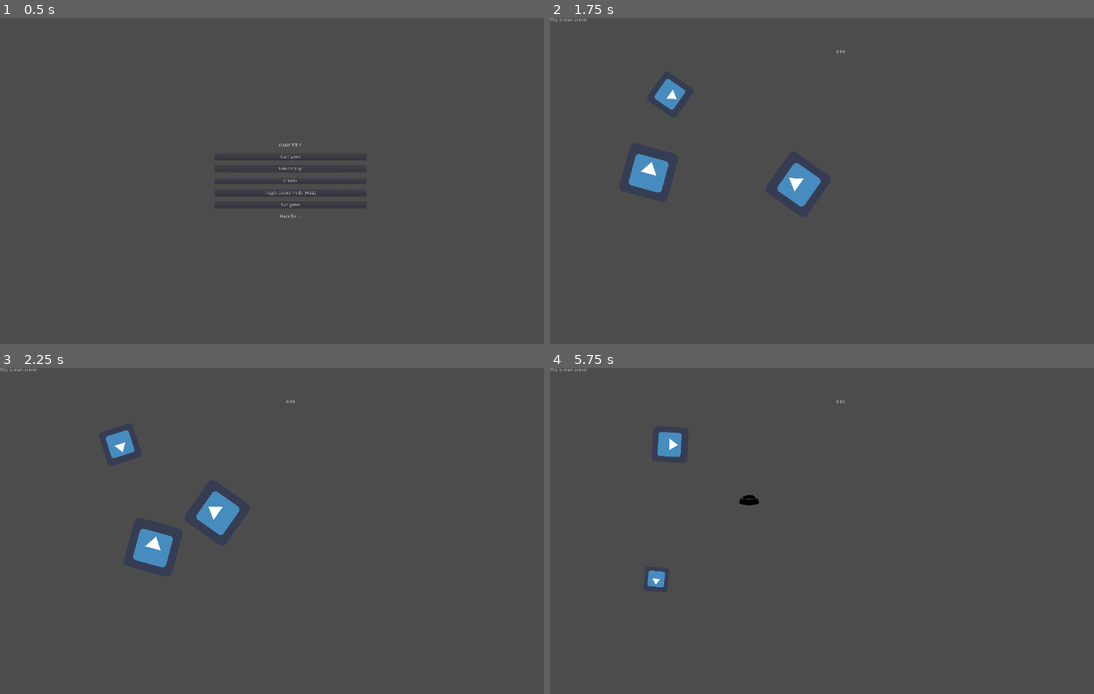
Above: before the commit, frames 1-4 (two rows, left to right).
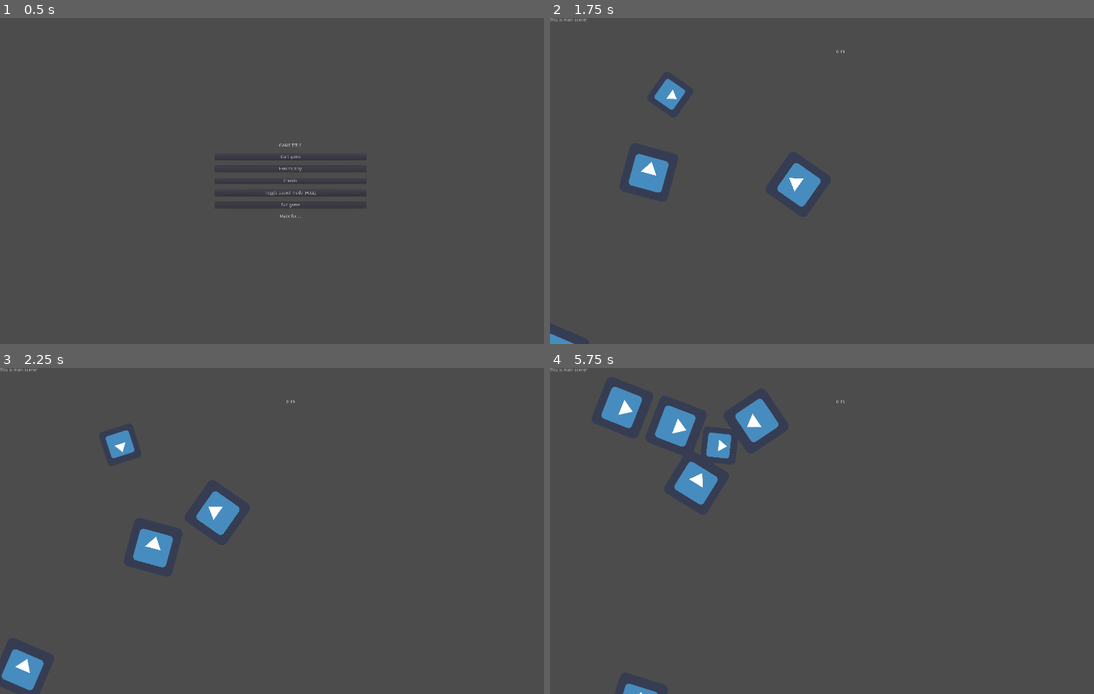
Above: after the commit, the same moments.

Repository: moisesjbc/island-jam-5
Game: Godot game, scene res://menus/main_menu/main_menu.tscn
Same seed, same stepped clock (60 frames per second), same inputs: the game is played once before the commit and once after it. The engine's default icon, where the game draws it, is replaced by a stand-in: a white triangle on a blue panel in a dark square.
Inputs (mouse positions are in pixels of both pictures, inside the frame that each line leads up to):
- Up to frame 1 (0.5 s): no input
- Up to frame 2 (1.75 s): click "Start game" at 0.5 s; drag from (642, 184) to (827, 207) at 1.27 s
- Up to frame 3 (2.25 s): drag from (97, 524) to (261, 596) at 2.02 s
- Up to frame 4 (5.75 s): move the mouse to (751, 501) at 2.77 s; hold Right (ui_right) 2.78-3.5 s; click (751, 501) at 2.92 s; drag from (811, 596) to (664, 482) at 3.52 s; move the mouse to (1012, 579) at 4.27 s; hold Left (ui_left) 4.28-5 s; drag from (664, 482) to (751, 449) at 5.02 s

Frame 1 is identical in both runs. In frame 2, less than 0.1% of the frame differs, in the area x 0-54%, y 9-100%; in frame 3, 0.6%; in frame 4, 3.3%, in the area x 9-54%, y 5-100%.

Commit message:
Added NPCs respawn

Diff:
--- a/godot-project/game/dish/dish.gd
+++ b/godot-project/game/dish/dish.gd
@@ -1,7 +1,5 @@
 extends Area2D
 
-signal effect_plus_time
-signal effect_minus_time
 
 var effect : String = 'plus_time'
 
@@ -15,7 +13,6 @@
 
 
 func _on_dish_body_entered(body):
+	queue_free()
 	if body.name == 'player':
-		print('player ate me!')
-		print(effect)
-		emit_signal(effect)
+		get_parent().process_effect(effect, 5)
--- a/godot-project/game/main/main.gd
+++ b/godot-project/game/main/main.gd
@@ -2,9 +2,11 @@
 
 signal game_over
 
+
 func _process(delta):
 	if Input.is_action_pressed("ui_pause"):
 		$gui_canvas/pause_menu.pause_game()
+
 
 func _on_main_game_over():
 	$gui_canvas/game_over_menu.run()
@@ -12,3 +14,9 @@
 
 func _on_gui_timeout():
 	emit_signal('game_over')
+
+
+func process_effect(effect, effect_value):
+	print("Processing effect")
+	if effect == 'effect_minus_time':
+		$gui_canvas/gui.update_time(-effect_value)
--- a/godot-project/game/main/main.tscn
+++ b/godot-project/game/main/main.tscn
@@ -6,7 +6,8 @@
 [ext_resource path="res://game/gui/gui.tscn" type="PackedScene" id=4]
 [ext_resource path="res://game/player/player.tscn" type="PackedScene" id=5]
 [ext_resource path="res://game/npc/npc_orc/npc_orc.tscn" type="PackedScene" id=6]
-[ext_resource path="res://game/npc/npm_rabbit/npc_rabbit.tscn" type="PackedScene" id=7]
+[ext_resource path="res://game/npc/npc_rabbit/npc_rabbit.tscn" type="PackedScene" id=7]
+[ext_resource path="res://game/npc_respawn/npc_respawn.tscn" type="PackedScene" id=8]
 
 [node name="main" type="Node2D"]
 script = ExtResource( 1 )
@@ -25,7 +26,7 @@
 visible = false
 
 [node name="gui" parent="gui_canvas" instance=ExtResource( 4 )]
-seconds_remaining = 10
+seconds_remaining = 20
 
 [node name="player" parent="." instance=ExtResource( 5 )]
 position = Vector2( 396.664, 254.126 )
@@ -36,5 +37,7 @@
 [node name="npc_rabbit" parent="." instance=ExtResource( 7 )]
 position = Vector2( 1062.54, 721.008 )
 
+[node name="npc_respawn" parent="." instance=ExtResource( 8 )]
+
 [connection signal="game_over" from="." to="." method="_on_main_game_over"]
 [connection signal="timeout" from="gui_canvas/gui" to="." method="_on_gui_timeout"]
--- a/godot-project/game/npc/npc.gd
+++ b/godot-project/game/npc/npc.gd
@@ -71,6 +71,6 @@
 				var dish = dish_template.instance()
 				dish.set_combined_effect(get_effect(), other_npc.get_effect())
 				dish.global_position = area.global_position
-				get_tree().get_root().add_child(dish)
+				get_parent().add_child(dish)
 				queue_free()
 				other_npc.queue_free()
--- a/godot-project/game/npc/npm_rabbit/npc_rabbit.tscn
+++ b/godot-project/game/npc/npc_rabbit/npc_rabbit.tscn
@@ -1,7 +1,7 @@
 [gd_scene load_steps=3 format=2]
 
 [ext_resource path="res://game/npc/npc.tscn" type="PackedScene" id=1]
-[ext_resource path="res://game/npc/npm_rabbit/npc_rabbit.gd" type="Script" id=2]
+[ext_resource path="res://game/npc/npc_rabbit/npc_rabbit.gd" type="Script" id=2]
 
 [node name="npc_rabbit" instance=ExtResource( 1 )]
 editor/display_folded = true
--- /dev/null
+++ b/godot-project/game/npc_respawn/npc_respawn.gd
@@ -0,0 +1,30 @@
+extends Node2D
+
+var npc_templates: Array = [
+	preload('res://game/npc/npc_orc/npc_orc.tscn'),
+	preload('res://game/npc/npc_rabbit/npc_rabbit.tscn')
+]
+
+
+func _ready():
+	randomize()
+
+
+func respawn_npc():
+	"""
+	Respawn a random NPC at a random position
+	"""
+	# Select a random NPC
+	var npc_index = randi() % npc_templates.size()
+
+	# Select a random respawn position
+	$path/path_follow.set_offset(randi())
+
+	# Instantiate NPC
+	var npc = npc_templates[npc_index].instance()
+	npc.global_position = $path/path_follow.global_position
+	get_parent().add_child(npc)
+
+
+func _on_cooldown_timeout():
+	respawn_npc()
--- /dev/null
+++ b/godot-project/game/npc_respawn/npc_respawn.tscn
@@ -0,0 +1,23 @@
+[gd_scene load_steps=3 format=2]
+
+[ext_resource path="res://game/npc_respawn/npc_respawn.gd" type="Script" id=1]
+
+[sub_resource type="Curve2D" id=1]
+_data = {
+"points": PoolVector2Array( 0, 0, 0, 0, -14.2873, 1157.97, 0, 0, 0, 0, 1994.44, 1144.72, 0, 0, 0, 0, 1997.09, -74.2958, 0, 0, 0, 0, -40.7876, -87.546, 0, 0, 0, 0, -40, 1150 )
+}
+
+[node name="npc_respawn" type="Node2D"]
+script = ExtResource( 1 )
+
+[node name="path" type="Path2D" parent="."]
+curve = SubResource( 1 )
+
+[node name="path_follow" type="PathFollow2D" parent="path"]
+position = Vector2( -14.2873, 1157.97 )
+rotation = -0.00658072
+
+[node name="cooldown" type="Timer" parent="."]
+autostart = true
+
+[connection signal="timeout" from="cooldown" to="." method="_on_cooldown_timeout"]
Not shown: 1 places in godot-project/game/main/main.tscn that only renumber resources
Renamed: godot-project/game/npc/npm_rabbit/npc_rabbit.gd -> godot-project/game/npc/npc_rabbit/npc_rabbit.gd
